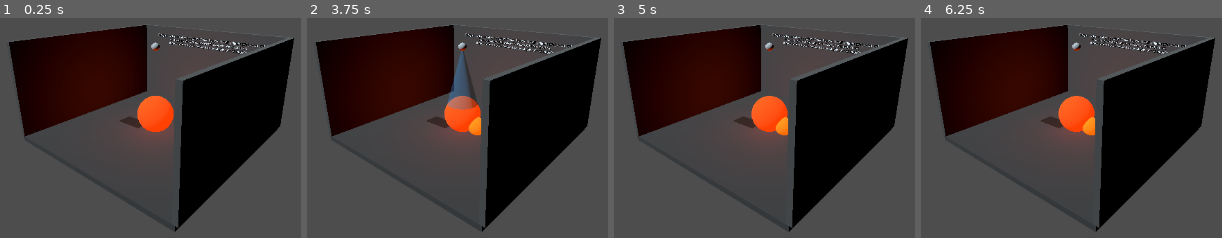
Above: before the commit, frames 1-4 (left to right).
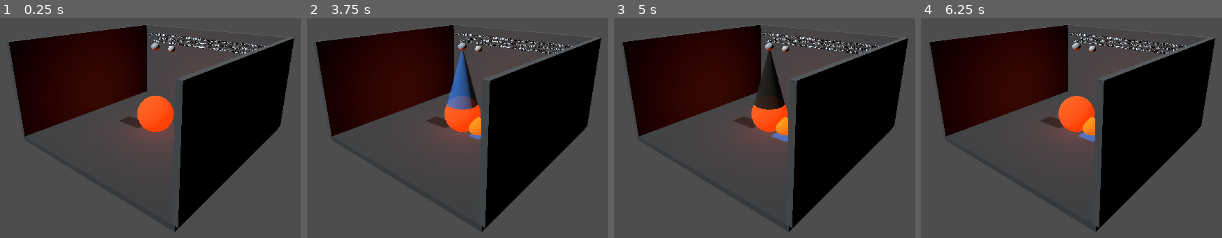
Above: after the commit, the same moments.

Repository: kblood/GameSystems
Game: Godot game, scene res://demos/sprinkler_fire/fire_station_demo.tscn
The game is run twice, just before and just after one commit, with the same random seed, the same clock (stepped at 60 frames per second) and the same inputs. The project has no main scene, so this scene is started directly.
Inputs:
- Up to frame 1 (0.25 s): no input
- Up to frame 2 (3.75 s): tap Enter at 0.5, 2.75 s; hold D 0.53-1.28 s; tap T at 0.6, 1.55, 2.1, 3.05 s; tap G at 0.8, 1.35, 2.3, 2.85 s; hold S 1.28-2.03 s; tap Space at 2, 3.5 s; hold D 2.03-3.53 s; hold S from 3.53 s (still down); tap F at 3.6 s
- Up to frame 3 (5 s): keep holding S; tap G at 3.8 s; tap Enter at 4.25 s; tap V at 4.35 s; tap T at 4.55 s
- Up to frame 4 (6.25 s): tap Space at 5 s; tap B at 5.1 s; tap G at 5.3 s; release S at 5.78 s; hold D from 5.78 s (still down); tap X at 5.85 s; tap T at 6.05 s

The runs differ from the first frame. In frame 1, 1.0% of the frame differs, in the area x 49-89%, y 6-17%; in frame 2, 2.5%; in frame 3, 2.6%, in the area x 46-89%, y 6-57%; in frame 4, 1.1%.

Commit message:
Route sprinkler runoff into typed puddles

Diff:
--- a/godot/demos/sprinkler_fire/fire_station_demo.gd
+++ b/godot/demos/sprinkler_fire/fire_station_demo.gd
@@ -15,7 +15,10 @@
 const SPREAD_FIRE_ID := &"nearby-crate"
 const SPILL_FIRE_ID := &"diesel-spill-fire"
 const HEAD_ID := &"ceiling-head"
+const RUNOFF_HEAD_ID := &"floor-head"
+const DIESEL_HEAD_ID := &"diesel-head"
 const SUPPLY_ID := &"water-tank"
+const DIESEL_SUPPLY_ID := &"diesel-tank"
 const BATTERY_ID := &"pump-battery"
 const FUSE_ID := &"pump-fuse"
 const MAIN_SWITCH_ID := &"main-switch"
@@ -25,6 +28,7 @@
 var thermal: RefCounted
 var fire_spread: RefCounted
 var tank: RefCounted
+var diesel_tank: RefCounted
 var battery: RefCounted
 var pump: RefCounted
 var electricity: RefCounted
@@ -32,11 +36,16 @@
 var puddles: RefCounted
 var puddle_fire: RefCounted
 var diesel_puddle_id := -1
+var sprinkler_water_puddle_id := -1
+var fuel_valve_open := false
 var valve_open := true
 var main_switch_on := true
 var fault_switch_on := false
 var last_spray_ml := 0.0
+var last_spray_kind: StringName = &""
 var last_puddle_result: Dictionary = {}
+var sprinkler_source_receipts: Dictionary = {}
+var _puddle_id_by_sprinkler_source: Dictionary = {}
 var _spill_spread_registered := false
 var _spray_linger_seconds := 0.0
 var _status_label: Label3D
@@ -46,6 +55,7 @@
 var _spread_fire_visual: MeshInstance3D
 var _spill_fire_visual: MeshInstance3D
 var _spill_visual: MeshInstance3D
+var _sprinkler_runoff_visual: MeshInstance3D
 
 
 func _ready() -> void:
@@ -69,9 +79,14 @@
 	diesel_puddle_id = puddles.create()
 	puddles.deposit(diesel_puddle_id, &"diesel", 1200.0)
 	puddles.deposit(diesel_puddle_id, &"water", 600.0)
+	sprinkler_water_puddle_id = puddles.create()
+	_puddle_id_by_sprinkler_source[StringName("sprinkler:" + String(HEAD_ID))] = sprinkler_water_puddle_id
+	_puddle_id_by_sprinkler_source[StringName("sprinkler:" + String(RUNOFF_HEAD_ID))] = sprinkler_water_puddle_id
+	_puddle_id_by_sprinkler_source[StringName("sprinkler:" + String(DIESEL_HEAD_ID))] = diesel_puddle_id
 	puddle_fire = PuddleFire.new(thermal)
 	_sync_spill_visual()
 	tank = SupplyTank.new(WATER_CAPACITY_ML, {"water": WATER_CAPACITY_ML})
+	diesel_tank = SupplyTank.new(2000.0, {"diesel": 2000.0})
 	electricity = Electricity.new()
 	electricity.add(BATTERY_ID, {"kind": &"battery", "a": &"battery+", "b": &"ground",
 		"capacity_wh": 180.0, "energy_wh": 180.0, "voltage": 12.0, "resistance": 0.08})
@@ -90,10 +105,18 @@
 	pump = NetworkPump.new(electricity, &"pump-load", 120.0)
 	sprinklers = Sprinklers.new(thermal)
 	sprinklers.register_supply(SUPPLY_ID, tank)
+	sprinklers.register_supply(DIESEL_SUPPLY_ID, diesel_tank)
 	sprinklers.set_power_provider(pump)
 	sprinklers.add_head(HEAD_ID, {"room_id": ROOM_ID, "supply_id": SUPPLY_ID,
 		"target_ids": [FIRE_ID, SPREAD_FIRE_ID], "position": Vector3(0.0, 3.0, 0.0), "flow_ml_s": 240.0,
 		"trigger_temperature_c": 70.0, "response_seconds": 1.5, "range_m": 4.0})
+	sprinklers.add_head(RUNOFF_HEAD_ID, {"room_id": ROOM_ID, "supply_id": SUPPLY_ID,
+		"target_ids": [], "position": Vector3(0.8, 3.0, 0.0), "flow_ml_s": 600.0,
+		"trigger_temperature_c": 1000.0, "response_seconds": 60.0, "range_m": 2.0})
+	sprinklers.add_head(DIESEL_HEAD_ID, {"room_id": ROOM_ID, "supply_id": DIESEL_SUPPLY_ID,
+		"kind": &"diesel", "target_ids": [], "position": Vector3(-1.35, 3.0, 0.0),
+		"flow_ml_s": 600.0, "trigger_temperature_c": 1000.0, "response_seconds": 60.0,
+		"range_m": 2.0, "valve_open": false})
 	_sync_fire_visual()
 	_update_status()
 
@@ -114,6 +137,9 @@
 		KEY_R: refill_water()
 		KEY_I: ignite_diesel_spill()
 		KEY_E: extinguish_diesel_spill()
+		KEY_T: trigger_runoff_head()
+		KEY_D: trigger_diesel_head()
+		KEY_G: set_fuel_valve(not fuel_valve_open)
 
 
 ## Testable host tick; each kernel applies its own fixed-step budget.
@@ -152,13 +178,20 @@
 		sprinkler_result.events.append_array(sprinkler_tick.get("events", []))
 		sprinkler_debt = sprinkler_result.pending_seconds
 	last_spray_ml = 0.0
+	last_spray_kind = &""
 	for event: Dictionary in sprinkler_result.get("events", []):
-		if event.get("type") == &"spray": last_spray_ml += float(event.ml)
+		if event.get("type") != &"spray": continue
+		last_spray_ml += float(event.ml)
+		last_spray_kind = StringName(event.get("kind", &"unknown"))
+		_receive_sprinkler_spray(event)
 	if last_spray_ml > 0.0:
 		_spray_linger_seconds = 0.18
 	else:
 		_spray_linger_seconds = maxf(0.0, _spray_linger_seconds - delta)
 	_spray_visual.visible = _spray_linger_seconds > 0.0
+	var spray_material := _spray_visual.material_override as StandardMaterial3D
+	if spray_material != null and last_spray_kind != &"":
+		spray_material.albedo_color = _liquid_color(last_spray_kind)
 	_sync_fire_visual()
 	_update_status()
 	return {"ok": fire_result.ok and sprinkler_result.ok, "thermal": fire_result,
@@ -168,6 +201,16 @@
 func trigger_head() -> bool:
 	if sprinklers == null: return false
 	return sprinklers.trigger(HEAD_ID)
+
+
+func trigger_diesel_head() -> bool:
+	if sprinklers == null: return false
+	return sprinklers.trigger(DIESEL_HEAD_ID)
+
+
+func trigger_runoff_head() -> bool:
+	if sprinklers == null: return false
+	return sprinklers.trigger(RUNOFF_HEAD_ID)
 
 
 func set_valve(open: bool) -> bool:
@@ -176,6 +219,45 @@
 	valve_open = open
 	_update_status()
 	return true
+
+
+func set_fuel_valve(open: bool) -> bool:
+	if sprinklers == null or not sprinklers.set_valve_open(DIESEL_HEAD_ID, open): return false
+	fuel_valve_open = open
+	_update_status()
+	return true
+
+
+func _receive_sprinkler_spray(event: Dictionary) -> Dictionary:
+	var source := StringName(event.get("source", &""))
+	var kind := StringName(event.get("kind", &"unknown"))
+	var emitted := float(event.get("ml", NAN))
+	var thermally_applied := float(event.get("thermal_applied_ml", NAN))
+	if source == &"" or kind == &"" or not is_finite(emitted) or emitted < 0.0 \
+			or not is_finite(thermally_applied) or thermally_applied < 0.0 or thermally_applied > emitted + 1.0e-6:
+		return {"ok": false, "source": source, "kind": kind, "ml": 0.0}
+	var runoff := maxf(0.0, emitted - thermally_applied)
+	var puddle_id := int(_puddle_id_by_sprinkler_source.get(source, -1))
+	var deposited := 0.0
+	if runoff > 0.0 and puddles != null:
+		deposited = puddles.deposit(puddle_id, kind, runoff)
+	var receipt: Dictionary = sprinkler_source_receipts.get(source, {
+		"source": source, "kind": kind, "emitted_ml": 0.0, "thermal_applied_ml": 0.0,
+		"runoff_ml": 0.0, "puddle_ml": 0.0, "removed_ml": 0.0})
+	receipt.emitted_ml += emitted
+	receipt.thermal_applied_ml += thermally_applied
+	receipt.runoff_ml += runoff
+	receipt.puddle_ml += deposited
+	receipt.removed_ml += runoff - deposited
+	receipt.kind = kind
+	sprinkler_source_receipts[source] = receipt
+	if puddle_id == diesel_puddle_id:
+		_sync_spill_visual()
+	elif puddle_id == sprinkler_water_puddle_id:
+		_sync_sprinkler_puddle_visual()
+	return {"ok": true, "source": source, "kind": kind, "emitted_ml": emitted,
+		"thermal_applied_ml": thermally_applied, "runoff_ml": runoff,
+		"puddle_ml": deposited, "removed_ml": runoff - deposited}
 
 
 func set_battery_enabled(enabled: bool) -> void:
@@ -241,11 +323,17 @@
 		"room": thermal.room_state(ROOM_ID),
 		"supply": tank.state(), "battery": battery.state(), "pump": pump.state(),
 		"head": sprinklers.head_state(HEAD_ID), "valve_open": valve_open,
+		"runoff_head": sprinklers.head_state(RUNOFF_HEAD_ID),
+		"diesel_head": sprinklers.head_state(DIESEL_HEAD_ID), "fuel_valve_open": fuel_valve_open,
 		"main_switch_on": main_switch_on, "fault_switch_on": fault_switch_on,
 		"fuse_blown": electricity.state(FUSE_ID).blown,
 		"last_spray_ml": last_spray_ml, "spray_visible": _spray_visual.visible,
 		"diesel_puddle": puddles.components(diesel_puddle_id), "puddle_ledger": puddles.ledger(),
+		"sprinkler_water_puddle": puddles.components(sprinkler_water_puddle_id),
+		"sprinkler_source_receipts": sprinkler_source_receipts.duplicate(true),
+		"diesel_supply": diesel_tank.state(),
 		"diesel_spill_visible": _spill_visual.visible, "spill_fire_visible": _spill_fire_visual.visible,
+		"sprinkler_runoff_visible": _sprinkler_runoff_visual.visible,
 		"spill_status": _spill_status(),
 		"last_puddle_result": last_puddle_result.duplicate(true)}
 
@@ -271,6 +359,14 @@
 	add_child(_spill_visual)
 	_spill_fire_visual = _sphere(0.42, Vector3(-1.35, 0.52, 0.0), Color(1.0, 0.34, 0.025), true)
 	add_child(_spill_fire_visual)
+	_sprinkler_runoff_visual = MeshInstance3D.new()
+	var runoff_mesh := PlaneMesh.new()
+	runoff_mesh.size = Vector2(0.8, 0.8)
+	_sprinkler_runoff_visual.mesh = runoff_mesh
+	_sprinkler_runoff_visual.position = Vector3(0.8, 0.014, 0.0)
+	_sprinkler_runoff_visual.visible = false
+	_sprinkler_runoff_visual.material_override = _material(_liquid_color(&"water"))
+	add_child(_sprinkler_runoff_visual)
 	_fire_light = OmniLight3D.new()
 	_fire_light.position = Vector3(0.0, 1.0, 0.0)
 	_fire_light.light_color = Color(1.0, 0.26, 0.06)
@@ -279,6 +375,7 @@
 	add_child(_fire_light)
 	var head := _sphere(0.16, Vector3(0.0, 3.72, 0.0), Color(0.72, 0.78, 0.82))
 	add_child(head)
+	add_child(_sphere(0.13, Vector3(0.8, 3.72, 0.0), Color(0.82, 0.84, 0.86)))
 	_spray_visual = _cylinder(0.65, 2.3, Vector3(0.0, 2.42, 0.0), Color(0.2, 0.62, 1.0, 0.32))
 	_spray_visual.visible = false
 	add_child(_spray_visual)
@@ -328,6 +425,27 @@
 		_spill_fire_visual.visible = bool(thermal.object_state(SPILL_FIRE_ID).get("burning", false))
 
 
+func _sync_sprinkler_puddle_visual() -> void:
+	if not is_instance_valid(_sprinkler_runoff_visual) or puddles == null or sprinkler_water_puddle_id < 0: return
+	var volume_ml: float = puddles.volume(sprinkler_water_puddle_id)
+	_sprinkler_runoff_visual.visible = volume_ml > 0.0
+	if volume_ml <= 0.0: return
+	var scale_factor := sqrt(clampf(volume_ml / 1000.0, 0.0, 1.0))
+	_sprinkler_runoff_visual.scale = Vector3(scale_factor, 1.0, scale_factor)
+	var components: Dictionary = puddles.components(sprinkler_water_puddle_id)
+	var liquid_kind := StringName(components.keys()[0]) if not components.is_empty() else &"water"
+	var runoff_material := _sprinkler_runoff_visual.material_override as StandardMaterial3D
+	if runoff_material != null: runoff_material.albedo_color = _liquid_color(liquid_kind)
+
+
+func _liquid_color(kind: StringName) -> Color:
+	match kind:
+		&"water": return Color(0.16, 0.48, 0.92, 0.76)
+		&"foam": return Color(0.88, 0.92, 0.98, 0.82)
+		&"diesel", &"petrol", &"oil": return Color(0.09, 0.075, 0.045, 0.92)
+		_: return Color(0.48, 0.32, 0.18, 0.78)
+
+
 func _spill_status() -> String:
 	if thermal == null or puddles == null: return "UNAVAILABLE"
 	var state: Dictionary = thermal.object_state(SPILL_FIRE_ID)
@@ -344,12 +462,17 @@
 	var battery_state: Dictionary = battery.state()
 	var water_ml := float(tank.state().components.get("water", 0.0))
 	var spill_components: Dictionary = puddles.components(diesel_puddle_id) if puddles != null and diesel_puddle_id >= 0 else {}
-	_status_label.text = "F trigger | V valve | B battery | S switch | X fault | C fuse | R refill | I ignite spill | E cool spill\nHead: %s  Valve: %s  Switch: %s  Fuse: %s  Water: %.0f mL\nBattery: %.1f / %.1f Wh  Smoke: %.2f  Diesel spill: %.0f mL (%s)" % [
+	var runoff_total_ml := 0.0
+	for receipt: Dictionary in sprinkler_source_receipts.values():
+		runoff_total_ml += float(receipt.get("puddle_ml", 0.0))
+	_status_label.text = "F water head | T floor runoff | V valve | D diesel head | G fuel valve | B battery | S switch | X fault | C fuse | R refill\nI ignite spill | E cool spill | Head: %s  Valve: %s  Switch: %s  Fuse: %s  Water: %.0f mL\nBattery: %.1f / %.1f Wh  Smoke: %.2f  Fuel puddle: %.0f mL (%s)  Tank: %.0f mL  Deposited: %.0f mL" % [
 		"ON" if head.get("triggered", false) else "standby", "OPEN" if valve_open else "CLOSED",
 		"ON" if main_switch_on else "OFF", "BLOWN" if electricity != null and electricity.state(FUSE_ID).blown else "OK",
 		water_ml, float(battery_state.energy_wh), float(battery_state.capacity_wh),
 		float(thermal.room_state(ROOM_ID).get("smoke", 0.0)) if thermal != null else 0.0,
-		float(spill_components.get("diesel", 0.0)), _spill_status()]
+		float(spill_components.get("diesel", 0.0)), _spill_status(),
+		float(diesel_tank.state().components.get("diesel", 0.0)) if diesel_tank != null else 0.0,
+		runoff_total_ml]
 
 
 func _box(size: Vector3, location: Vector3, color: Color) -> MeshInstance3D:
--- a/godot/demos/sprinkler_fire/fire_station_demo_tests.gd
+++ b/godot/demos/sprinkler_fire/fire_station_demo_tests.gd
@@ -22,6 +22,43 @@
 		and initial.puddle_ledger.held_ml == 1800.0 and initial.diesel_spill_visible
 		and not initial.spill_fire_visible and initial.spill_status == "READY",
 		"scene owns a persistent visible mixed diesel/water puddle with explicit typed volume")
+	var runoff_demo: Node3D = DemoScene.instantiate()
+	root.add_child(runoff_demo)
+	var water_before: float = runoff_demo.demo_state().supply.components.water
+	case_result(runoff_demo.trigger_runoff_head(), "manual floor-runoff head can be triggered")
+	var runoff_tick: Dictionary = runoff_demo.advance(0.1)
+	var runoff_state: Dictionary = runoff_demo.demo_state()
+	var water_receipt: Dictionary = runoff_state.sprinkler_source_receipts.get(&"sprinkler:floor-head", {})
+	case_result(runoff_tick.ok and runoff_state.last_spray_ml > 0.0
+		and water_receipt.get("kind", &"") == &"water"
+		and is_equal_approx(float(water_receipt.get("runoff_ml", -1.0)), float(water_receipt.get("emitted_ml", -2.0)))
+		and is_equal_approx(float(water_receipt.get("puddle_ml", -1.0)), float(water_receipt.get("emitted_ml", -2.0)))
+		and is_equal_approx(float(water_before - runoff_state.supply.components.water), float(water_receipt.get("emitted_ml", -3.0)))
+		and runoff_state.sprinkler_water_puddle.water == float(water_receipt.get("puddle_ml", -4.0))
+		and runoff_state.sprinkler_runoff_visible,
+		"floor-head water is conserved from finite supply into a visible typed puddle with source receipt")
+	var diesel_before: float = runoff_state.diesel_supply.components.diesel
+	var diesel_puddle_before: float = runoff_state.diesel_puddle.get("diesel", 0.0)
+	var closed_valve_triggered: bool = runoff_demo.trigger_diesel_head()
+	var closed_valve_tick: Dictionary = runoff_demo.advance(0.1)
+	var closed_valve_state: Dictionary = runoff_demo.demo_state()
+	case_result(closed_valve_triggered and closed_valve_tick.ok
+		and closed_valve_state.diesel_supply.components.diesel == diesel_before
+		and not closed_valve_state.sprinkler_source_receipts.has(&"sprinkler:diesel-head"),
+		"closed diesel valve blocks flow from an activated head")
+	runoff_demo.set_fuel_valve(true)
+	var diesel_tick: Dictionary = runoff_demo.advance(0.1)
+	var diesel_state: Dictionary = runoff_demo.demo_state()
+	var diesel_receipt: Dictionary = diesel_state.sprinkler_source_receipts.get(&"sprinkler:diesel-head", {})
+	runoff_demo.set_fuel_valve(false)
+	case_result(diesel_tick.ok and diesel_receipt.get("kind", &"") == &"diesel"
+		and is_equal_approx(float(diesel_receipt.get("thermal_applied_ml", -1.0)), 0.0)
+		and float(diesel_receipt.get("puddle_ml", 0.0)) > 0.0
+		and is_equal_approx(float(diesel_before - diesel_state.diesel_supply.components.diesel), float(diesel_receipt.get("emitted_ml", -1.0)))
+		and is_equal_approx(float(diesel_state.diesel_puddle.get("diesel", 0.0) - diesel_puddle_before), float(diesel_receipt.get("puddle_ml", -1.0)))
+		and diesel_state.diesel_spill_visible,
+		"diesel-head flow debits its finite typed tank and joins the persistent diesel puddle")
+	runoff_demo.queue_free()
 	var puddle_ignition: Dictionary = demo.ignite_diesel_spill()
 	var lit_spill: Dictionary = demo.demo_state()
 	case_result(puddle_ignition.ok and puddle_ignition.kind == &"diesel"
Not shown, changed: docs/godot_sprinklers.md
Not shown, changed: docs/godot_thermal.md
Not shown, changed: godot/demos/sprinkler_fire/README.md
